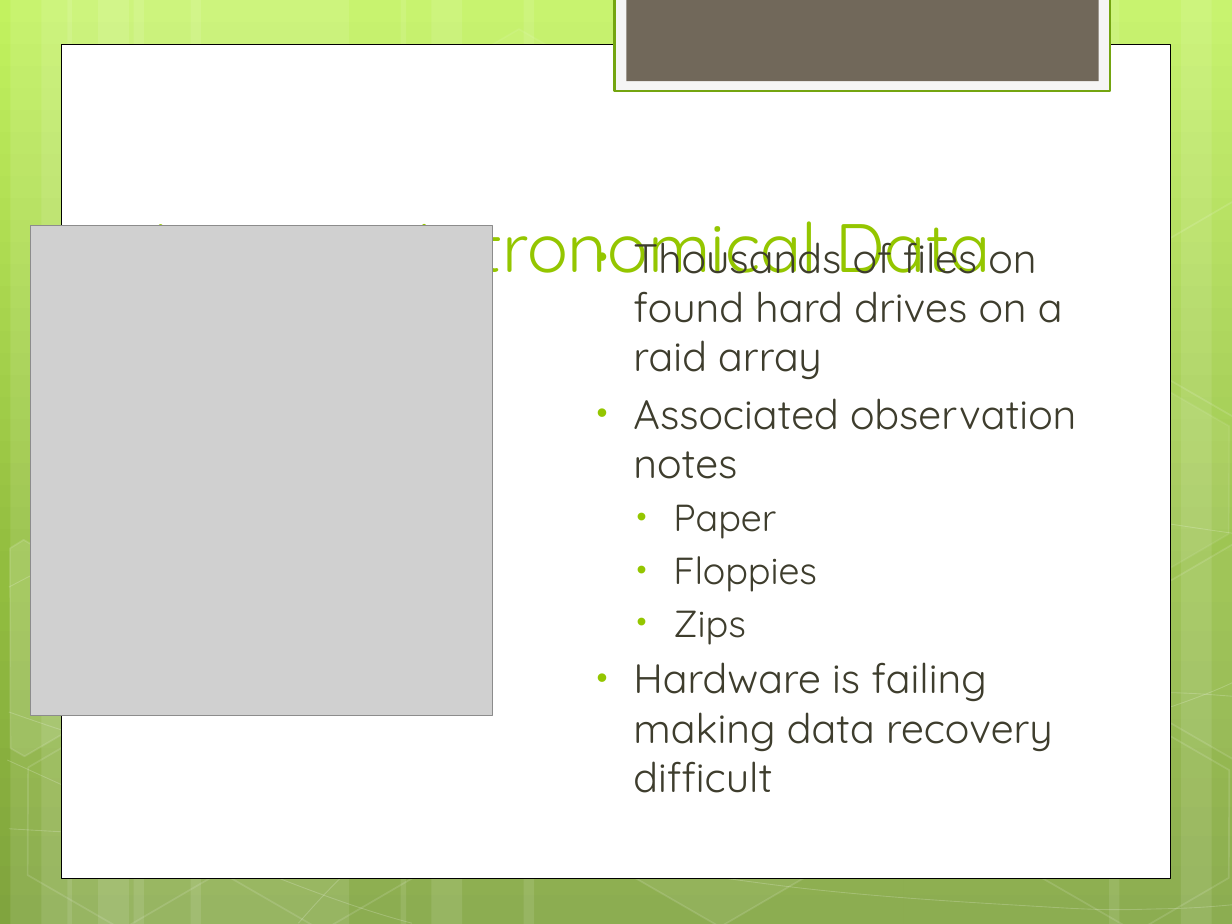
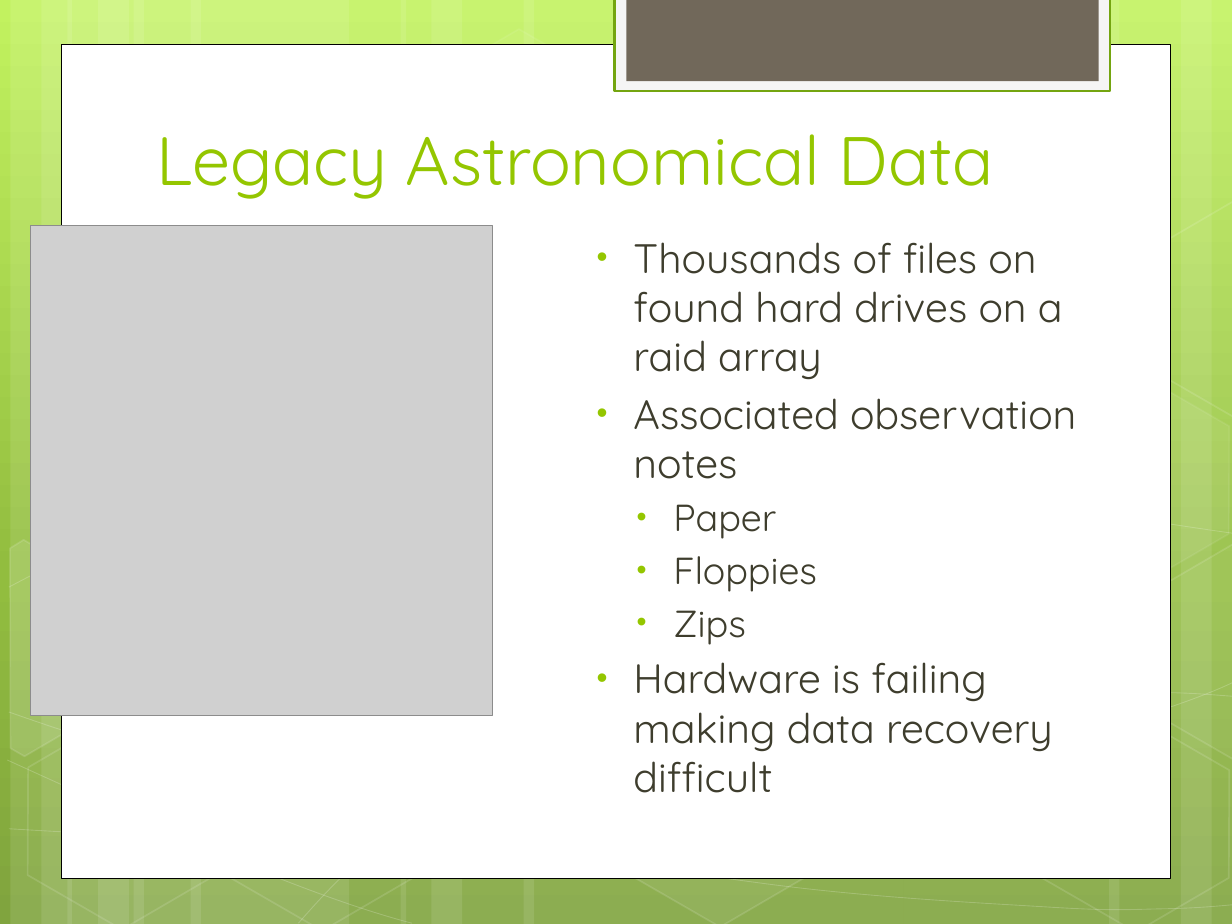
Before and after one commit to zoechao/teaching, a slide deck: slide 24 of maryland-lecture.pptx. Drawn at 1232x924 pixels with LibreOffice and Linux fonts; fonts in the diff are those of the drawing; grey boxes stand for pictures. Boxes give left, top, right and bottom in pixels: in the first picture for what was removed or moved away, otherwise in the second. Text is boxed around its words. In the diff, an @@ line names an element or a change of style, - is before the commit and + after.

Commit message:
edit final data lecture

```diff
--- a/maryland-lecture.pptx
+++ b/maryland-lecture.pptx
@@ title "Legacy Astronomical Data" rewrapped from [153,202,817,291] to [156,134,994,199] @@
```
Also in this commit, not shown: 2 other slides changed.
